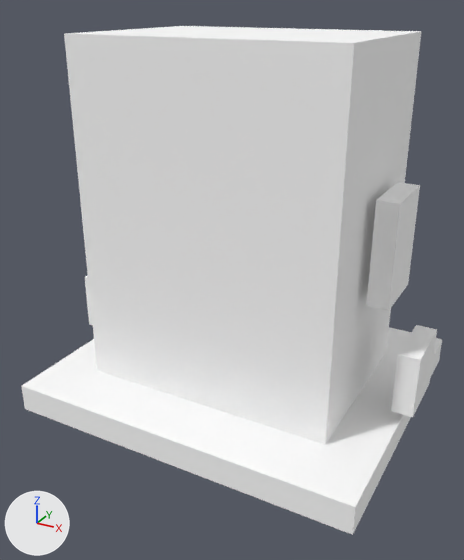
Renders of the OBJ model src/main/resources/assets/eln/model/industrial_charger/industrial_charger.obj from each side of a commit.
One viewpoint serves both versions: a camera (50 mm lens) standing at (0.695, -1.337, 0.48) and looking at (-0.006, -0.062, -0.158). Lighting does not change. The marker at lower left points along +X, +Y and +Z. The older version comes first. Where no turn or scale is listed for an object, it has been applied to the vertices. Vertices at exactly the same position are counted once.

The older version as bpy lines, for what is in view:
```python
me_indicator = bpy.data.meshes.new('Indicator')
me_indicator.from_pydata(...)  # a box spanning x -0.02..0.02, y 0.225..0.25, z 0.36..0.395
me_indicator.materials.append(mat_fixture)  # white #ffffff
me_red = bpy.data.meshes.new('Red')
me_red.from_pydata(...)  # a box spanning x 0.34..0.39, y -0.08..0.08, z -0.14..0.1
me_red.materials.append(mat_fixture)  # white #ffffff
me_screen = bpy.data.meshes.new('Screen')
me_screen.from_pydata(...)  # a box spanning x -0.23..0.23, y 0.222..0.247, z 0.13..0.32
me_screen.materials.append(mat_fixture)  # white #ffffff
me_trim = bpy.data.meshes.new('Trim')
me_trim.from_pydata(...)  # a box spanning x -0.26..0.26, y 0.225..0.25, z -0.28..-0.262; a box spanning x -0.26..0.26, y 0.225..0.25, z -0.23..-0.212; a box spanning x -0.26..0.26, y 0.225..0.25, z -0.18..-0.162; a box spanning x -0.26..0.26, y 0.225..0.25, z -0.13..-0.112; a box spanning x -0.26..0.26, y 0.225..0.25, z -0.08..-0.062; a box spanning x -0.26..0.26, y 0.225..0.25, z -0.03..-0.012
me_trim.materials.append(mat_fixture)  # white #ffffff
ob_indicator = bpy.data.objects.new('Indicator', me_indicator)
ob_indicator.location = (0.0, 0.0, 0.0)
ob_red = bpy.data.objects.new('Red', me_red)
ob_red.location = (0.0, 0.0, 0.0)
ob_screen = bpy.data.objects.new('Screen', me_screen)
ob_screen.location = (0.0, 0.0, 0.0)
ob_trim = bpy.data.objects.new('Trim', me_trim)
ob_trim.location = (0.0, 0.0, 0.0)
# also in view: 'Output' at (0.445, 0.0, -0.315); 'Base' at (0.0, 0.0, -0.455); 'Case' at (0.0, 0.0, -0.005)
```
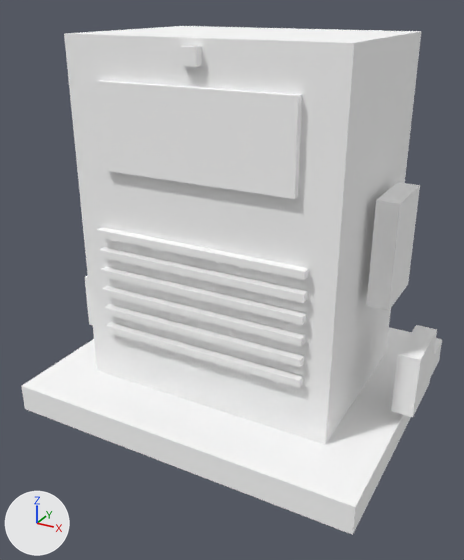
Pixel boxes [x1, y1, x2, y2] of what changed, in the pictures (464 x 560 px):
part 1 of me_indicator, added: after [178, 46, 202, 67]
part 2 of me_screen, added: after [96, 80, 302, 199]
part 3 of me_trim, added: after [105, 322, 303, 388]
part 4 of me_trim, added: after [104, 304, 304, 367]
part 5 of me_trim, added: after [102, 286, 305, 347]
part 6 of me_trim, added: after [100, 267, 307, 325]
part 7 of me_trim, added: after [99, 247, 308, 303]
part 8 of me_trim, added: after [97, 227, 309, 280]

The change in detail:
me_indicator is used by ob_indicator; location (0.0, 0.0, 0.0).
me_indicator had 8 vertices, 12 faces and spanned x -0.02..0.02, y 0.225..0.25, z 0.36..0.395.
me_indicator now has 8 vertices, 12 faces and spans x -0.02..0.02, y -0.25..-0.225, z 0.36..0.395.
me_indicator part 1: 8 vertices added at x -0.02..0.02, y -0.25..-0.225, z 0.36..0.395, forming a box.
Other edits to the shape of me_indicator do not show in these pictures.
me_screen is used by ob_screen; location (0.0, 0.0, 0.0).
me_screen had 8 vertices, 12 faces and spanned x -0.23..0.23, y 0.222..0.247, z 0.13..0.32.
me_screen now has 8 vertices, 12 faces and spans x -0.23..0.23, y -0.247..-0.222, z 0.13..0.32.
me_screen part 2: 8 vertices added at x -0.23..0.23, y -0.247..-0.222, z 0.13..0.32, forming a box.
Other edits to the shape of me_screen do not show in these pictures.
me_trim is used by ob_trim; location (0.0, 0.0, 0.0).
me_trim had 48 vertices, 72 faces and spanned x -0.26..0.26, y 0.225..0.25, z -0.28..-0.012.
me_trim now has 48 vertices, 72 faces and spans x -0.26..0.26, y -0.25..-0.225, z -0.28..-0.012.
me_trim part 3: a new loose piece, a box spanning x -0.26..0.26, y -0.25..-0.225, z -0.28..-0.262, in mat_fixture (white #ffffff).
me_trim part 4: a new loose piece, a box spanning x -0.26..0.26, y -0.25..-0.225, z -0.23..-0.212, in mat_fixture (white #ffffff).
me_trim part 5: a new loose piece, a box spanning x -0.26..0.26, y -0.25..-0.225, z -0.18..-0.162, in mat_fixture (white #ffffff).
me_trim part 6: a new loose piece, a box spanning x -0.26..0.26, y -0.25..-0.225, z -0.13..-0.112, in mat_fixture (white #ffffff).
me_trim part 7: a new loose piece, a box spanning x -0.26..0.26, y -0.25..-0.225, z -0.08..-0.062, in mat_fixture (white #ffffff).
me_trim part 8: a new loose piece, a box spanning x -0.26..0.26, y -0.25..-0.225, z -0.03..-0.012, in mat_fixture (white #ffffff).
Other edits to the shape of me_trim do not show in these pictures.
